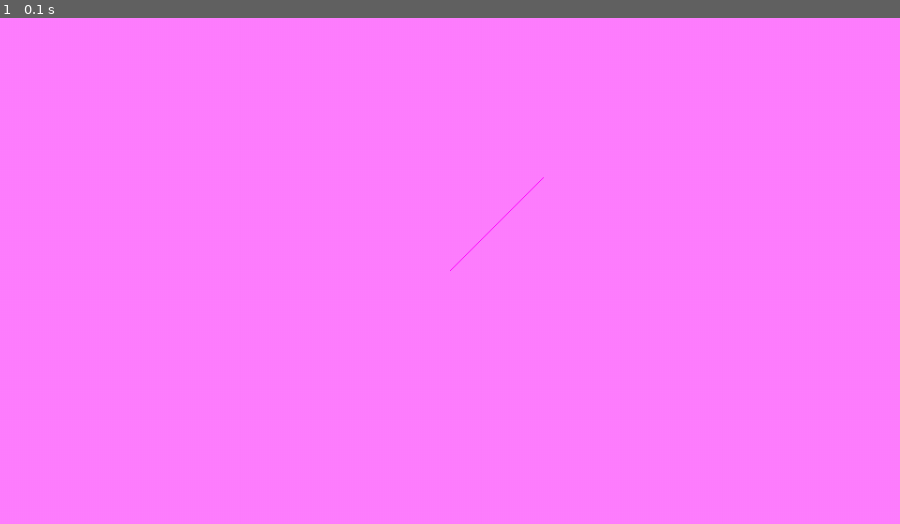
Above: before the commit, frame 1.
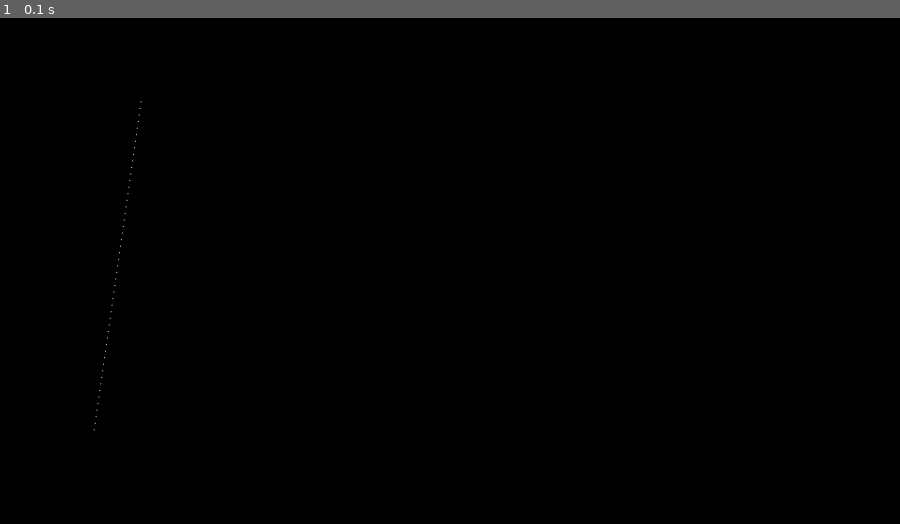
Above: after the commit, the same moment.

Repository: josuemj/Computer-Graphics
Game: pygame game, started from class1.py
Two runs of this game, one before a commit and one after it. Both use one fixed random seed, a clock stepped at 60 frames per second and the inputs below.
Inputs:
- Up to frame 1 (0.1 s): no input

The runs differ from the first frame. In frame 1, 100% of the frame differs, in the area x 0-100%, y 0-100%.

Commit message:
problem on lines gl.py

Diff:
--- a/class1.py
+++ b/class1.py
@@ -8,8 +8,7 @@
 screen = pygame.display.set_mode(size=(width,height))
 clock = pygame.time.Clock()
 rend = Render(screen)
-rend.glColor(1,0,1)
-rend.glClearColor(1, 0.5, 1)
+
 
 isRunning = True
 while isRunning:
@@ -22,9 +21,7 @@
     #rend stuff
 
     rend.glClear()
-    rend.glPoint(480,270)
-    for i in range(100):
-        rend.glPoint(480+i,270+i)
+    rend.glLine((100,100), (150, 450))
 
     pygame.display.flip()
     clock.tick(60) # 60 frame per second
--- a/gl.py
+++ b/gl.py
@@ -26,7 +26,6 @@
         color = [int(i*255) for i in self.clearColor]
         self.screen.fill(color)
 
-
     def glPoint(self, x, y, color = None):
         #pygame renders from top top left corner
         #but  BITMP starts from bottom left corner
@@ -35,3 +34,21 @@
             #pygame receices color into a range from 0 to 255
             color = [int(i*255) for i in (color or self.currentColor)]
             self.screen.set_at((x, self.height-1-y), color)
+
+    def glLine(self, v0, v1, color = None):
+        #y = mx + b
+
+        x0 = int(v0[0])
+        x1 = int(v1[0])
+        y0 = int(v0[1])
+        y1 = int(v1[1])
+
+        #from here on we got the problem that when slope is
+        #too greater than 1, the line jumps pixels
+        #So we will implement a new algorithm
+        m = (y1 - y0) / (x1 - x0)
+        b = y0 - m*x0
+
+        for x in range(x0, x1 + 1):
+            y = m * x + b
+            self.glPoint(round(x), round(y))
